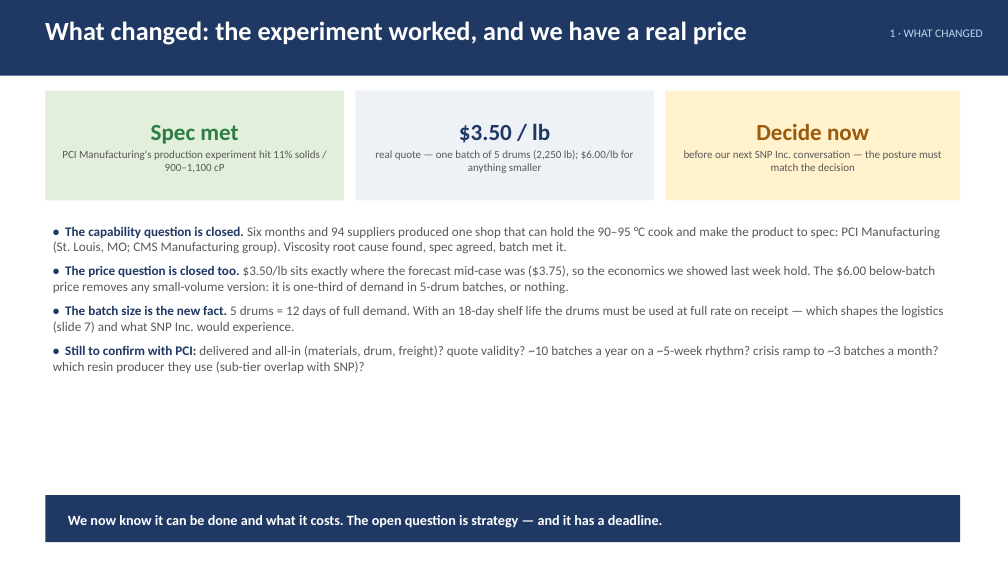
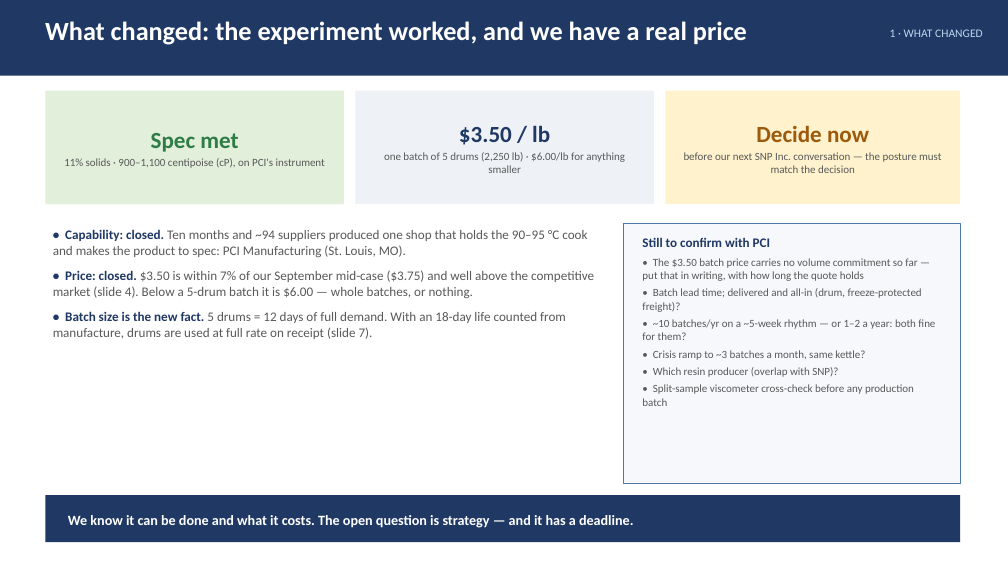
Before and after one commit to naviero1/Claude-Works, a slide deck: slide 3 of PVA second supplier initiative/PVA_Second_Supplier_Leadership_Deck.pptx. Drawn at 1008x567 pixels with LibreOffice and Linux fonts; fonts in the diff are those of the drawing. Boxes give left, top, right and bottom in pixels: in the first picture for what was removed or moved away, otherwise in the second. Text is boxed around its words. In the diff, an @@ line names an element or a change of style, - is before the commit and + after.

```diff
--- a/PVA second supplier initiative/PVA_Second_Supplier_Leadership_Deck.pptx
+++ b/PVA second supplier initiative/PVA_Second_Supplier_Leadership_Deck.pptx
@@ rectangle resized from (x1=45, y1=91, x2=344, y2=200) to (x1=45, y1=91, x2=344, y2=204) @@
@@ rectangle resized from (x1=355, y1=91, x2=654, y2=200) to (x1=355, y1=91, x2=654, y2=204) @@
@@ rectangle resized from (x1=665, y1=91, x2=960, y2=200) to (x1=665, y1=91, x2=960, y2=204) @@
@@ text at (x1=64, y1=158, x2=325, y2=168): text changed @@
-PCI Manufacturing's production experiment hit 11% solids / 900–1,100 cP
+11% solids · 900–1,100 centipoise (cP), on PCI's instrument
@@ text at (x1=384, y1=152, x2=625, y2=173): text changed @@
-real quote — one batch of 5 drums (2,250 lb); $6.00/lb for anything smaller
+one batch of 5 drums (2,250 lb) · $6.00/lb for anything smaller
@@ text at (x1=53, y1=229, x2=594, y2=339): text changed @@
-• The capability question is closed. Six months and 94 suppliers produced one shop that can hold the 90–95 °C cook and make the product to spec: PCI Manufacturing (St. Louis, MO; CMS Manufacturing group). Viscosity root cause found, spec agreed, batch met it.
-• The price question is closed too. $3.50/lb sits exactly where the forecast mid-case was ($3.75), so the economics we showed last week hold. The $6.00 below-batch price removes any small-volume version: it is one-third of demand in 5-drum batches, or nothing.
-• The batch size is the new fact. 5 drums = 12 days of full demand. With an 18-day shelf life the drums must be used at full rate on receipt — which shapes the logistics (slide 7) and what SNP Inc. would experience.
-• Still to confirm with PCI: delivered and all-in (materials, drum, freight)? quote validity? ~10 batches a year on a ~5-week rhythm? crisis ramp to ~3 batches a month? which resin producer they use (sub-tier overlap with SNP)?
+• Capability: closed. Ten months and ~94 suppliers produced one shop that holds the 90–95 °C cook and makes the product to spec: PCI Manufacturing (St. Louis, MO).
+• Price: closed. $3.50 is within 7% of our September mid-case ($3.75) and well above the competitive market (slide 4). Below a 5-drum batch it is $6.00 — whole batches, or nothing.
+• Batch size is the new fact. 5 drums = 12 days of full demand. With an 18-day life counted from manufacture, drums are used at full rate on receipt (slide 7).
@@ rectangle added at (x1=624, y1=223, x2=960, y2=484), fill #F6F8FB, outline #4E79A7 0.75 pt @@
@@ text added at (x1=642, y1=237, x2=935, y2=406), 10.5 pt, text #595959 @@
+Still to confirm with PCI
+• The $3.50 batch price carries no volume commitment so far — put that in writing, with how long the quote holds
+• Batch lead time; delivered and all-in (drum, freeze-protected freight)?
+• ~10 batches/yr on a ~5-week rhythm — or 1–2 a year: both fine for them?
+• Crisis ramp to ~3 batches a month, same kettle?
+• Which resin producer (overlap with SNP)?
+• Split-sample viscometer cross-check before any production batch
@@ text at (x1=68, y1=515, x2=634, y2=528): text changed @@
-We now know it can be done and what it costs. The open question is strategy — and it has a deadline.
+We know it can be done and what it costs. The open question is strategy — and it has a deadline.
```
Also in this commit, not shown: 10 other slides changed, 11 other files.
